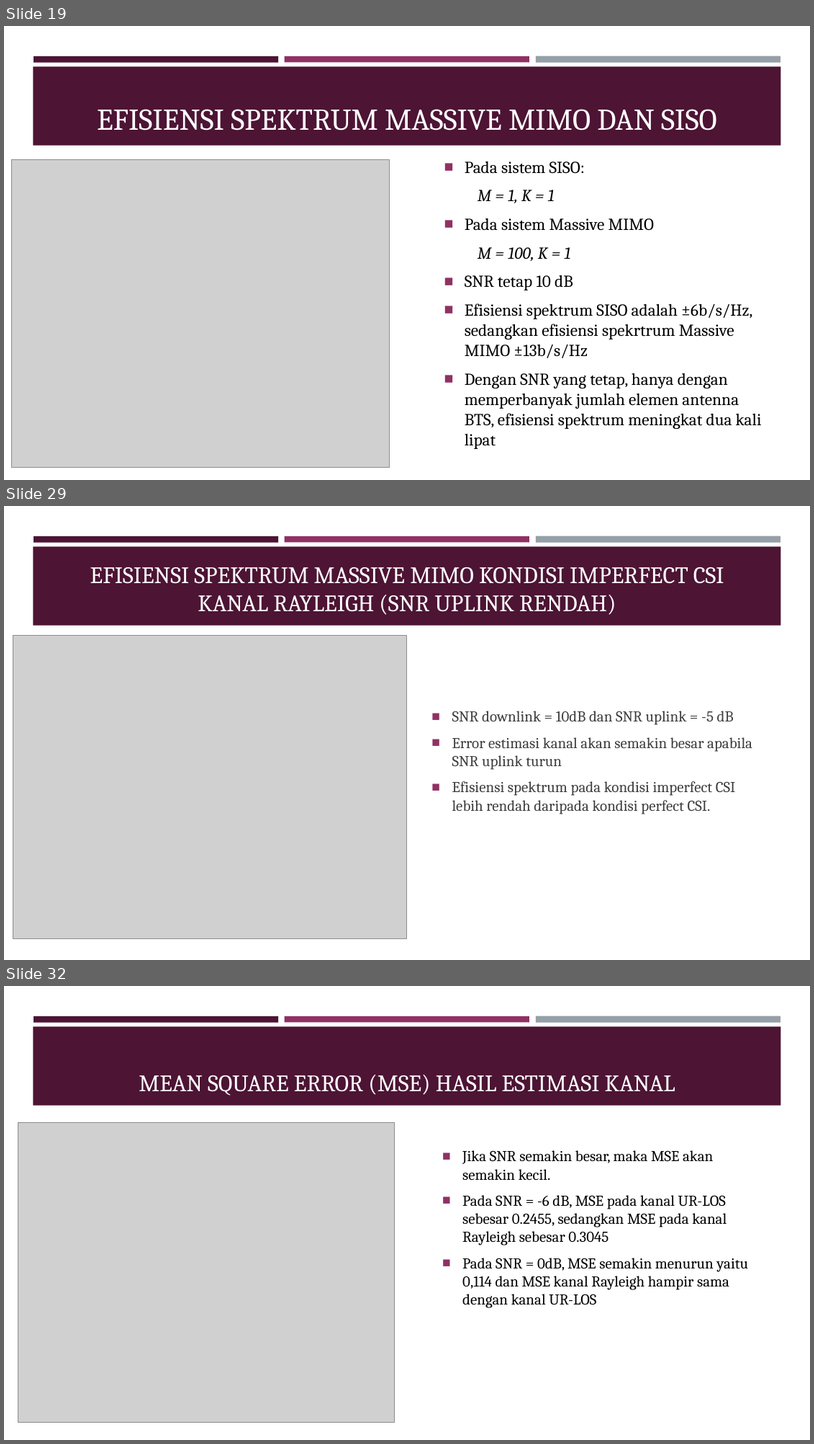
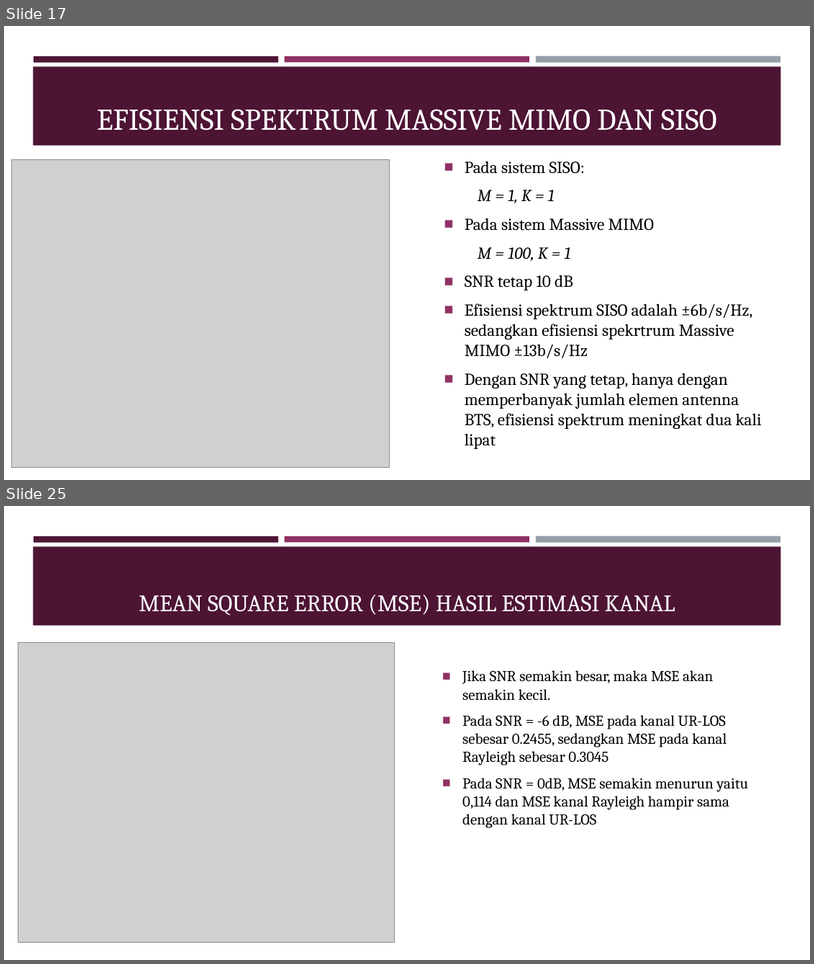
Before and after one commit to pudjamansyurin/al-massive-mimo, a slide deck: DOC/SIDANG TESIS/presentasi [Autosaved].pptx. Shown one above the other, each under a label of ours: slides 19, 29 and 32 before the commit, slides 17 and 25 after it; the slides between them are not shown. The pictures are 814x1444 and 814x964 pixels, drawn with LibreOffice and Linux fonts; fonts in the diff are those of the drawing; grey boxes stand for pictures. Boxes give left, top, right and bottom in pixels: in the first picture for what was removed or moved away, otherwise in the second. Text is boxed around its words. In the diff, an @@ line names an element or a change of style, - is before the commit and + after.

```diff
--- a/DOC/SIDANG TESIS/presentasi [Autosaved].pptx
+++ b/DOC/SIDANG TESIS/presentasi [Autosaved].pptx
@@ slide 29 removed at (4,506,810,960), background #FFFFFF; not listed: 4 template elements that a slide beside it also shows @@
@@ title removed at (90,567,725,615) @@
-EFISIENSI SPEKTRUM MASSIVE MIMO KONDISI IMPERFECT CSI
-KANAL RAYLEIGH (SNR UPLINK RENDAH)
@@ picture removed at (13,635,407,939) @@
@@ text removed at (453,710,753,814) @@
-■ SNR downlink = 10dB dan SNR uplink = -5 dB
-■ Error estimasi kanal akan semakin besar apabila SNR uplink turun
-■ Efisiensi spektrum pada kondisi imperfect CSI lebih rendah daripada kondisi perfect CSI.
@@ what was slide 19 is now slide 17 @@
@@ what was slide 32 is now slide 25 @@
```
Also in this commit, not shown: 15 slides changed, 6 other slides removed, 4 other files.
